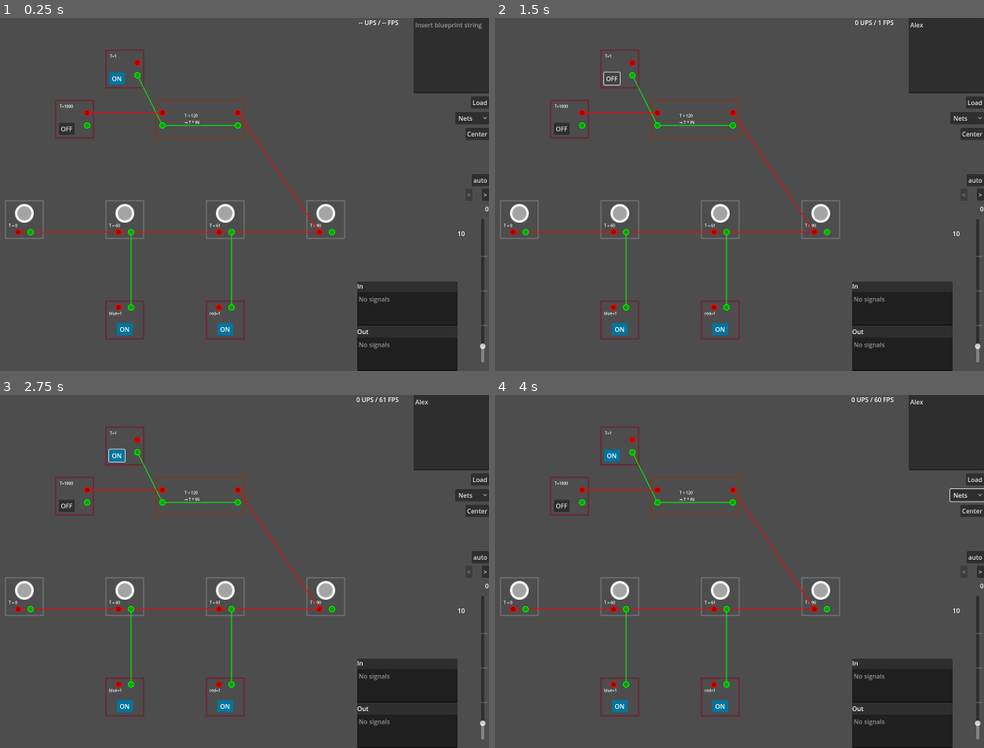
Above: before the commit, frames 1-4 (two rows, left to right).
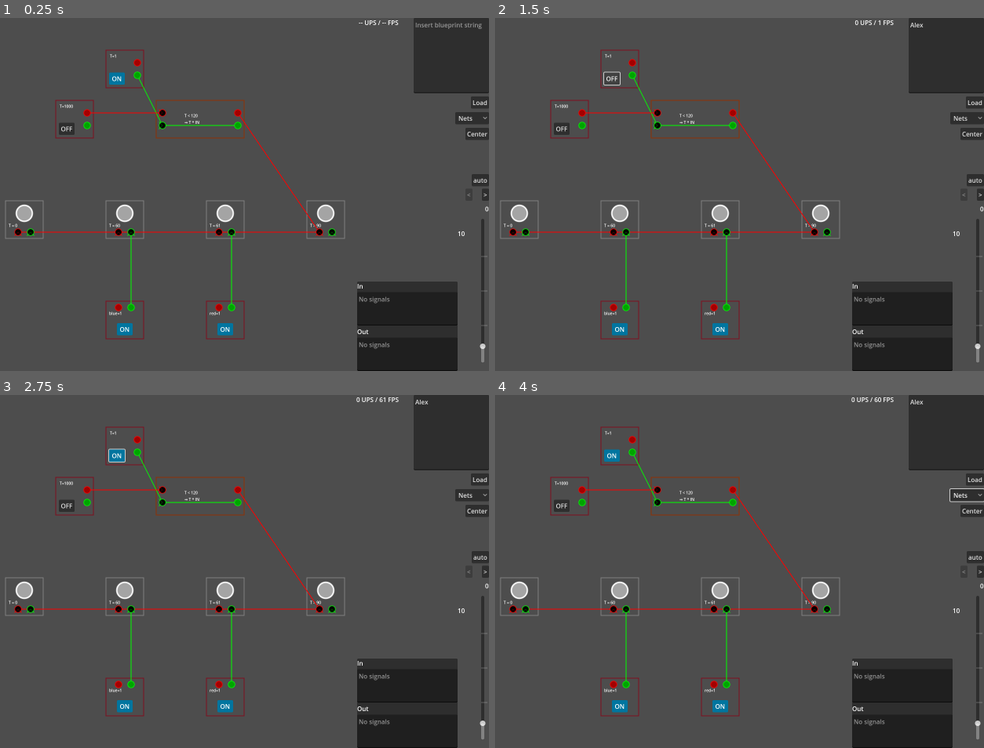
Above: after the commit, the same moments.

Repository: jlaunonen/factsim
Game: Godot game, scene res://main.tscn
Two runs of this game, one before a commit and one after it. Both use one fixed random seed, a clock stepped at 60 frames per second and the inputs below.
Inputs (mouse positions are in pixels of both pictures, inside the frame that each line leads up to):
- Up to frame 1 (0.25 s): no input
- Up to frame 2 (1.5 s): click (944, 56) at 0.52 s; type "Alex" at 0.6 s; click "ON" at 1.25 s
- Up to frame 3 (2.75 s): click "OFF" at 2 s
- Up to frame 4 (4 s): click "Nets" at 2.75 s; click "Center" at 3.5 s

The runs differ from the first frame. In frame 1, 0.7% of the frame differs, in the area x 2-69%, y 11-84%; in frame 2, 0.7%; in frame 3, 0.7%; in frame 4, 0.7%.

Commit message:
Specialize input visualizations
- Also simplify the svg's to use 1:1 px values.

Diff:
--- a/circle.svg
+++ b/circle.svg
@@ -2,22 +2,19 @@
 <!-- Created with Inkscape (http://www.inkscape.org/) -->
 
 <svg
-   width="32"
-   height="32"
-   viewBox="0 0 8.4666665 8.4666666"
+   width="40"
+   height="40"
+   viewBox="0 0 40 40"
    version="1.1"
    id="svg1"
    xmlns="http://www.w3.org/2000/svg"
    xmlns:svg="http://www.w3.org/2000/svg">
   <defs
      id="defs1" />
-  <g
-     id="layer1">
-    <circle
-       style="fill:#a4a4a4;fill-opacity:1;stroke:#ffffff;stroke-width:1.05833;stroke-linecap:round;stroke-linejoin:round;stroke-miterlimit:1.5;stroke-dashoffset:11.6;stroke-opacity:1"
-       id="path1"
-       cx="4.2548556"
-       cy="4.2543902"
-       r="3.7041667" />
-  </g>
+  <circle
+     style="fill:#a4a4a4;fill-opacity:1;stroke:#ffffff;stroke-width:3;stroke-linecap:round;stroke-linejoin:round;stroke-miterlimit:1.5;stroke-dashoffset:11.6;stroke-opacity:1"
+     id="path1"
+     cx="20"
+     cy="20"
+     r="17" />
 </svg>
--- /dev/null
+++ b/circle2.svg
@@ -0,0 +1,38 @@
+<?xml version="1.0" encoding="UTF-8" standalone="no"?>
+<!-- Created with Inkscape (http://www.inkscape.org/) -->
+
+<svg
+   width="40"
+   height="40"
+   viewBox="0 0 40 40"
+   version="1.1"
+   id="svg1"
+   xmlns="http://www.w3.org/2000/svg"
+   xmlns:svg="http://www.w3.org/2000/svg">
+  <defs
+     id="defs1" />
+  <path
+     style="fill:none;fill-rule:evenodd;stroke:#FFFFFF;stroke-width:3px;stroke-linecap:round;stroke-linejoin:miter;stroke-opacity:1"
+     d="m 2,38 5,-5"
+     id="path2" />
+  <path
+     style="fill:none;fill-rule:evenodd;stroke:#ffffff;stroke-width:3px;stroke-linecap:round;stroke-linejoin:miter;stroke-opacity:1"
+     d="m 38,38 -5,-5"
+     id="path3" />
+  <circle
+     style="fill:#060606;fill-opacity:1;stroke:none;stroke-width:3;stroke-linecap:round;stroke-linejoin:round;stroke-miterlimit:1.5;stroke-dasharray:none;stroke-dashoffset:11.6;stroke-opacity:1"
+     id="path1"
+     cx="20"
+     cy="20"
+     r="17" />
+  <path
+     style="fill:none;fill-rule:evenodd;stroke:#4c4c4c;stroke-width:3;stroke-linecap:butt;stroke-linejoin:round;stroke-opacity:1;stroke-dasharray:none"
+     d="M 9,31 20,20 31,31"
+     id="path4" />
+  <circle
+     style="fill:none;fill-opacity:1;stroke:#ffffff;stroke-width:3;stroke-linecap:round;stroke-linejoin:round;stroke-miterlimit:1.5;stroke-dasharray:none;stroke-dashoffset:11.6;stroke-opacity:1"
+     id="circle4"
+     cx="20"
+     cy="20"
+     r="17" />
+</svg>
--- a/entities/ArithmeticCombinator.tscn
+++ b/entities/ArithmeticCombinator.tscn
@@ -1,8 +1,9 @@
-[gd_scene load_steps=7 format=3 uid="uid://tg82u0uacdsj"]
+[gd_scene load_steps=8 format=3 uid="uid://tg82u0uacdsj"]
 
 [ext_resource type="Script" path="res://entities/ArithmeticCombinator.gd" id="1_gehq1"]
 [ext_resource type="Texture2D" uid="uid://c381b46a1le7a" path="res://circle.svg" id="1_nikj6"]
 [ext_resource type="Animation" uid="uid://cqlpkv0r5l2t7" path="res://combinator-orientation.res" id="2_pedei"]
+[ext_resource type="Texture2D" uid="uid://31h3k4c4bp1r" path="res://circle2.svg" id="3_3okcg"]
 
 [sub_resource type="Animation" id="Animation_c4feu"]
 length = 0.001
@@ -67,14 +68,14 @@
 z_index = 1
 position = Vector2(-16, 96)
 scale = Vector2(0.5, 0.5)
-texture = ExtResource("1_nikj6")
+texture = ExtResource("3_3okcg")
 
 [node name="c1_green" type="Sprite2D" parent="."]
 modulate = Color(0, 1, 0, 1)
 z_index = 1
 position = Vector2(16, 96)
 scale = Vector2(0.5, 0.5)
-texture = ExtResource("1_nikj6")
+texture = ExtResource("3_3okcg")
 
 [node name="Label" type="Label" parent="."]
 offset_left = -40.0
--- a/entities/DeciderCombinator.tscn
+++ b/entities/DeciderCombinator.tscn
@@ -1,8 +1,9 @@
-[gd_scene load_steps=6 format=3 uid="uid://dnj8ethuayyij"]
+[gd_scene load_steps=7 format=3 uid="uid://dnj8ethuayyij"]
 
 [ext_resource type="Script" path="res://entities/DeciderCombinator.gd" id="1_fsumh"]
 [ext_resource type="Texture2D" uid="uid://c381b46a1le7a" path="res://circle.svg" id="1_ph5b0"]
 [ext_resource type="Animation" uid="uid://cqlpkv0r5l2t7" path="res://combinator-orientation.res" id="2_1humf"]
+[ext_resource type="Texture2D" uid="uid://31h3k4c4bp1r" path="res://circle2.svg" id="3_x0hjv"]
 
 [sub_resource type="AnimationLibrary" id="AnimationLibrary_t8plj"]
 _data = {
@@ -38,14 +39,14 @@
 z_index = 1
 position = Vector2(-16, 96)
 scale = Vector2(0.5, 0.5)
-texture = ExtResource("1_ph5b0")
+texture = ExtResource("3_x0hjv")
 
 [node name="c1_green" type="Sprite2D" parent="."]
 modulate = Color(0, 1, 0, 1)
 z_index = 1
 position = Vector2(16, 96)
 scale = Vector2(0.5, 0.5)
-texture = ExtResource("1_ph5b0")
+texture = ExtResource("3_x0hjv")
 
 [node name="Label" type="Label" parent="."]
 offset_left = -40.0
--- a/entities/Lamp.tscn
+++ b/entities/Lamp.tscn
@@ -1,7 +1,8 @@
-[gd_scene load_steps=7 format=3 uid="uid://bwt4du6dpwp0a"]
+[gd_scene load_steps=8 format=3 uid="uid://bwt4du6dpwp0a"]
 
 [ext_resource type="Script" path="res://entities/Lamp.gd" id="1_2x5xh"]
 [ext_resource type="Texture2D" uid="uid://c381b46a1le7a" path="res://circle.svg" id="1_iwur0"]
+[ext_resource type="Texture2D" uid="uid://31h3k4c4bp1r" path="res://circle2.svg" id="2_qkrfc"]
 
 [sub_resource type="Animation" id="Animation_la3df"]
 length = 0.001
@@ -80,18 +81,18 @@
 z_index = 1
 position = Vector2(-16, 32)
 scale = Vector2(0.5, 0.5)
-texture = ExtResource("1_iwur0")
+texture = ExtResource("2_qkrfc")
 
 [node name="c1_green" type="Sprite2D" parent="."]
 modulate = Color(0, 1, 0, 1)
 z_index = 1
 position = Vector2(16, 32)
 scale = Vector2(0.5, 0.5)
-texture = ExtResource("1_iwur0")
+texture = ExtResource("2_qkrfc")
 
 [node name="Circle" type="Sprite2D" parent="."]
 position = Vector2(0, -16)
-scale = Vector2(1.5, 1.5)
+scale = Vector2(1.2, 1.2)
 texture = ExtResource("1_iwur0")
 
 [node name="Label" type="Label" parent="."]
Not shown, added: circle2.svg.import
